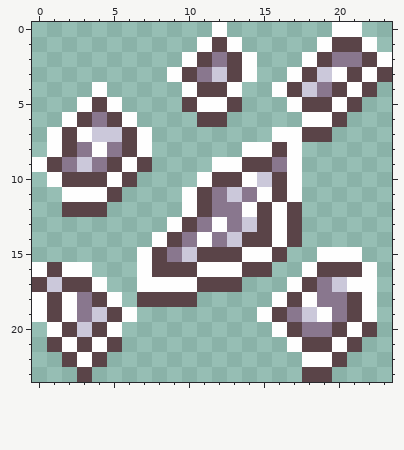
File history of a pixel-art sprite, gfx/HollowMoon/pngs_normal_24x24/weapons_melee/glass_shard/glass_shard_season_winter.png. This is how it looked before the edit.
The file is 24x24 pixels.
After:
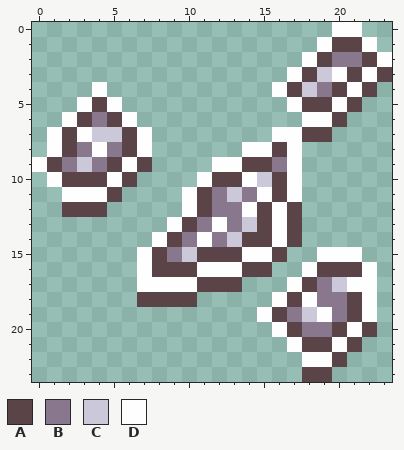
Palette (. is transparent): A #5a4448  B #89778e  C #cbc8da  D #fefefe
From old to new:
@@ x 7..16 @@
- 0 .....D....
- 1 ....DAD...
- 2 ...DABAD..
- 3 ..DABCAD..
- 4 ...DAAD..D
- 5 ...ADDA...
- 6 ....AA....
+ 0 ..........
+ 1 ..........
+ 2 ..........
+ 3 ..........
+ 4 .........D
+ 5 ..........
+ 6 ..........
  7 D........D
@@ x 0..8 @@
 15 .......DA
-16 DADD...DA
-17 ACAAD..DD
-18 DADBAD.AA
-19 DADBCAD..
-20 .DACAD...
-21 .ADADA...
-22 ..ADA....
-23 ...A.....
+16 .......DA
+17 .......DD
+18 .......AA
+19 .........
+20 .........
+21 .........
+22 .........
+23 .........
Boxes around the changes in both pictures, in picture pixels (x1, y1, x2, y2):
erased: (167, 22, 257, 127)
erased: (32, 262, 137, 382)
